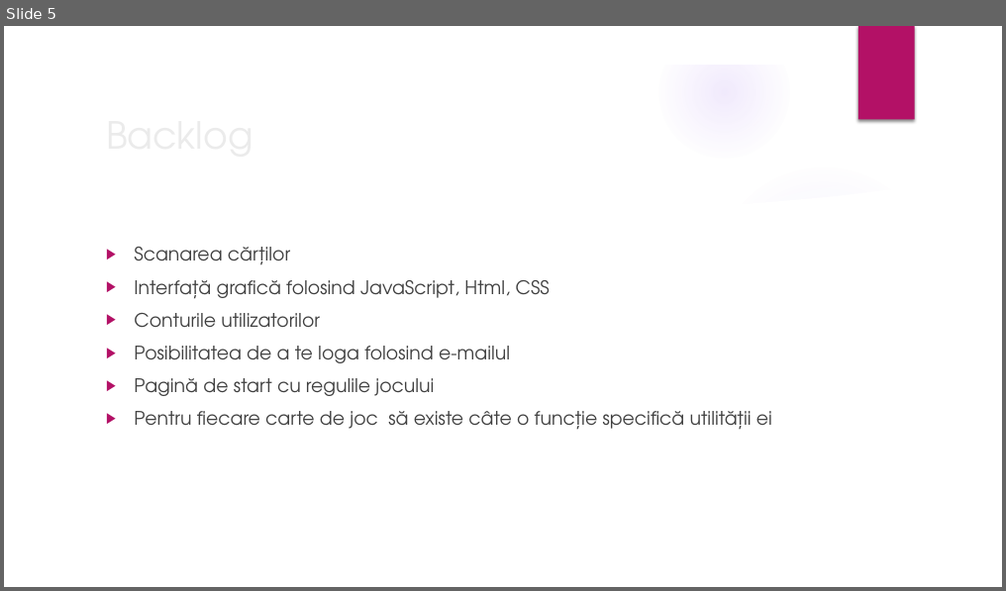
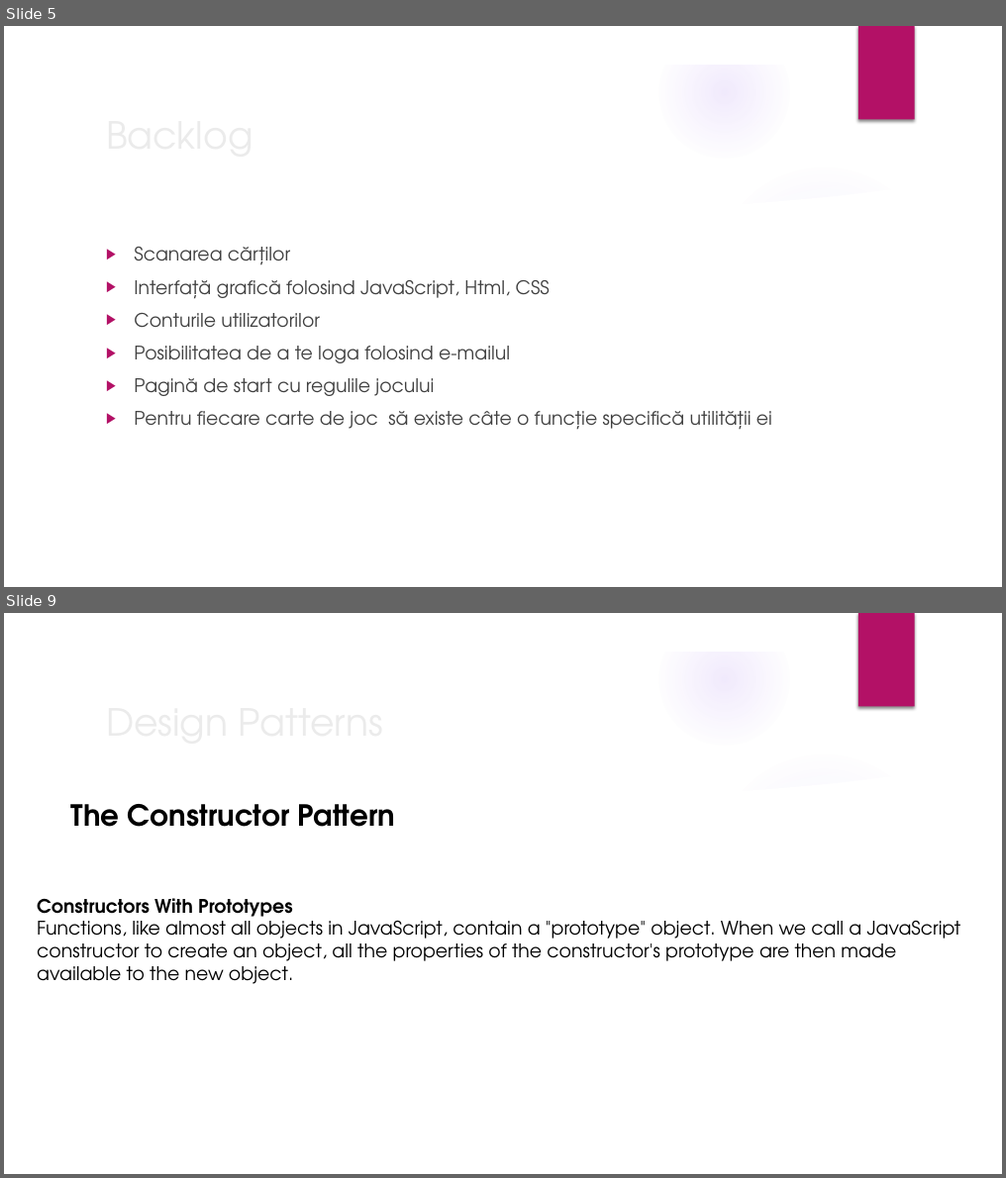
Before and after one commit to ioanachitic/Love-Letter, a slide deck: prezentare-mds.pptx. Shown one above the other, each under a label of ours: slide 5 before the commit, slides 5 and 9 after it; the slides between them are not shown. The pictures are 1006x591 and 1006x1178 pixels, drawn with LibreOffice and Linux fonts; fonts in the diff are those of the drawing; background and template pictures are left out. Boxes give left, top, right and bottom in pixels: in the first picture for what was removed or moved away, otherwise in the second. Text is boxed around its words. In the diff, an @@ line names an element or a change of style, - is before the commit and + after.

```diff
--- a/prezentare-mds.pptx
+++ b/prezentare-mds.pptx
@@ slide 9 added at (x1=4, y1=613, x2=1002, y2=1174), background picture (left out); not listed: 9 template elements that a slide beside it also shows @@
@@ title added at (x1=98, y1=692, x2=816, y2=750), 36 pt, text #EBEBEB @@
+Design Patterns
@@ text added at (x1=71, y1=804, x2=395, y2=827), 28 pt, text #000000, bold @@
+The Constructor Pattern
@@ text added at (x1=37, y1=898, x2=961, y2=984), 18 pt, text #000000 @@
+Constructors With Prototypes
+Functions, like almost all objects in JavaScript, contain a "prototype" object. When we call a JavaScript constructor to create an object, all the properties of the constructor's prototype are then made available to the new object.
```
Also in this commit, not shown: 3 other slides added.
